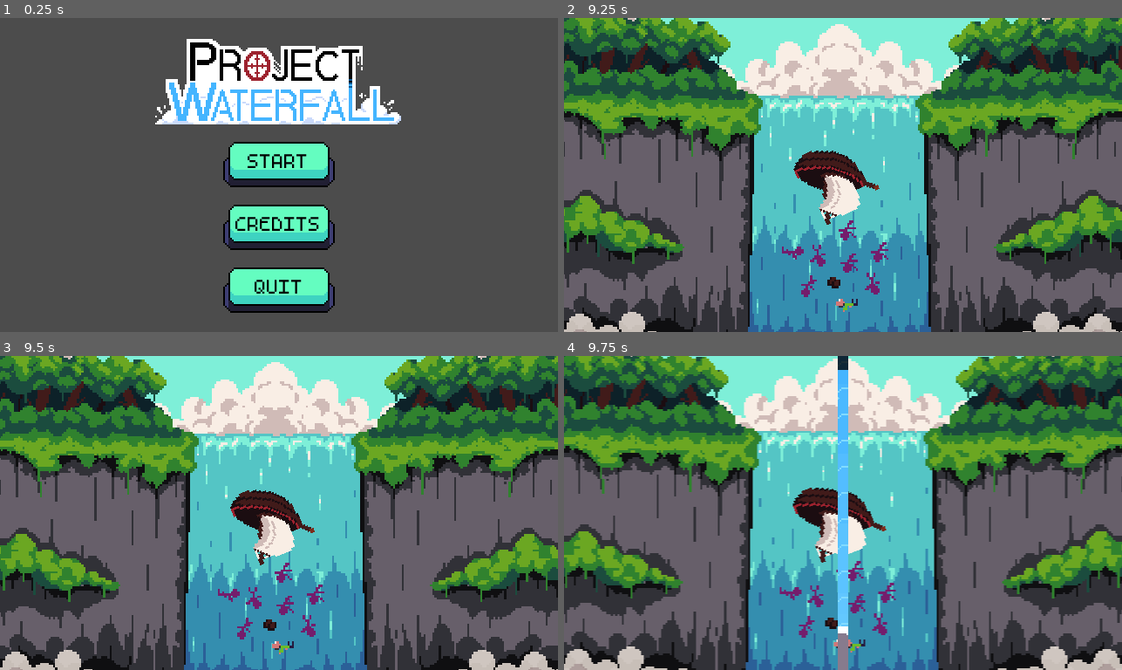
Above: before the commit, frames 1-4 (two rows, left to right).
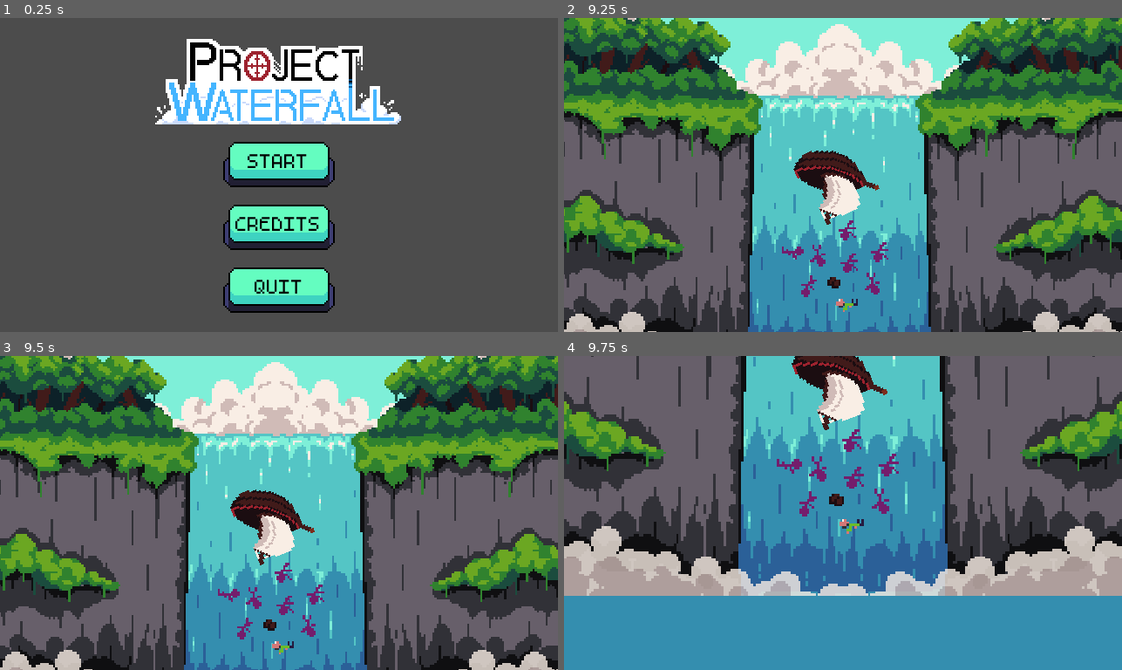
Above: after the commit, the same moments.

Repository: DissonantVoid/Project-Waterfall
Game: Godot game, scene res://scenes/game/menu.tscn
The game is run twice, just before and just after one commit, with the same random seed, the same clock (stepped at 60 frames per second) and the same inputs.
Inputs (mouse positions are in pixels of both pictures, inside the frame that each line leads up to):
- Up to frame 1 (0.25 s): no input
- Up to frame 2 (9.25 s): click "START" at 0.5 s; move the mouse to (965, 159) at 1.27 s; move the mouse to (731, 190) at 2.02 s; move the mouse to (898, 105) at 2.77 s; move the mouse to (815, 237) at 3.52 s; move the mouse to (1010, 222) at 4.27 s; move the mouse to (675, 127) at 5.02 s; move the mouse to (870, 175) at 5.77 s; move the mouse to (759, 96) at 6.52 s; move the mouse to (965, 159) at 7.27 s; move the mouse to (731, 190) at 8.02 s; move the mouse to (898, 105) at 8.77 s
- Up to frame 3 (9.5 s): no input
- Up to frame 4 (9.75 s): move the mouse to (815, 575) at 9.52 s

Frames 1-3 are identical in both runs. In frame 4, 85% of the frame differs, in the area x 0-100%, y 0-100%.

Commit message:
more tweaks, more improvements, more start animation work. = stonks

Diff:
--- a/scenes/game/introduction.tscn
+++ b/scenes/game/introduction.tscn
@@ -6,6 +6,8 @@
 [ext_resource path="res://resources/textures/start animation/2_bg.png" type="Texture" id=4]
 [ext_resource path="res://resources/textures/start animation/2_chars.png" type="Texture" id=5]
 [ext_resource path="res://resources/textures/start animation/2_boat.png" type="Texture" id=6]
+[ext_resource path="res://resources/textures/start animation/3_bucket.png" type="Texture" id=7]
+[ext_resource path="res://resources/textures/start animation/3_saul.png" type="Texture" id=8]
 
 [sub_resource type="Animation" id=2]
 length = 0.001
@@ -80,6 +82,66 @@
 "transitions": PoolRealArray( 1 ),
 "update": 0,
 "values": [ 0.0 ]
+}
+tracks/6/type = "value"
+tracks/6/path = NodePath("Frames/2/Bucket:visible")
+tracks/6/interp = 1
+tracks/6/loop_wrap = true
+tracks/6/imported = false
+tracks/6/enabled = true
+tracks/6/keys = {
+"times": PoolRealArray( 0 ),
+"transitions": PoolRealArray( 1 ),
+"update": 0,
+"values": [ true ]
+}
+tracks/7/type = "value"
+tracks/7/path = NodePath("Frames/2/Saul:position")
+tracks/7/interp = 1
+tracks/7/loop_wrap = true
+tracks/7/imported = false
+tracks/7/enabled = true
+tracks/7/keys = {
+"times": PoolRealArray( 0 ),
+"transitions": PoolRealArray( 1 ),
+"update": 0,
+"values": [ Vector2( 464, 243 ) ]
+}
+tracks/8/type = "value"
+tracks/8/path = NodePath("Frames/2/Bucket:rotation_degrees")
+tracks/8/interp = 1
+tracks/8/loop_wrap = true
+tracks/8/imported = false
+tracks/8/enabled = true
+tracks/8/keys = {
+"times": PoolRealArray( 0 ),
+"transitions": PoolRealArray( 1 ),
+"update": 0,
+"values": [ 0.0 ]
+}
+tracks/9/type = "value"
+tracks/9/path = NodePath("Frames/2/Bucket:position")
+tracks/9/interp = 1
+tracks/9/loop_wrap = true
+tracks/9/imported = false
+tracks/9/enabled = true
+tracks/9/keys = {
+"times": PoolRealArray( 0 ),
+"transitions": PoolRealArray( 1 ),
+"update": 0,
+"values": [ Vector2( 506, 194 ) ]
+}
+tracks/10/type = "value"
+tracks/10/path = NodePath("Frames/2/Saul:texture:region")
+tracks/10/interp = 1
+tracks/10/loop_wrap = true
+tracks/10/imported = false
+tracks/10/enabled = true
+tracks/10/keys = {
+"times": PoolRealArray( 0 ),
+"transitions": PoolRealArray( 1 ),
+"update": 0,
+"values": [ Rect2( 0, 0, 64, 64 ) ]
 }
 
 [sub_resource type="Animation" id=1]
@@ -203,6 +265,115 @@
 } ]
 }
 
+[sub_resource type="Animation" id=6]
+resource_name = "frame_3"
+length = 8.5
+tracks/0/type = "value"
+tracks/0/path = NodePath("Camera2D:zoom")
+tracks/0/interp = 1
+tracks/0/loop_wrap = true
+tracks/0/imported = false
+tracks/0/enabled = true
+tracks/0/keys = {
+"times": PoolRealArray( 0, 0.5, 8, 8.5 ),
+"transitions": PoolRealArray( 1, 1, 1, 1 ),
+"update": 0,
+"values": [ Vector2( 0.8, 0.8 ), Vector2( 0.5, 0.5 ), Vector2( 0.5, 0.5 ), Vector2( 0.05, 0.05 ) ]
+}
+tracks/1/type = "value"
+tracks/1/path = NodePath("Camera2D:position")
+tracks/1/interp = 1
+tracks/1/loop_wrap = true
+tracks/1/imported = false
+tracks/1/enabled = true
+tracks/1/keys = {
+"times": PoolRealArray( 0, 0.5, 8, 8.5 ),
+"transitions": PoolRealArray( 1, 1, 1, 1 ),
+"update": 0,
+"values": [ Vector2( 480, 90 ), Vector2( 480, 260 ), Vector2( 480, 260 ), Vector2( 507, 269 ) ]
+}
+tracks/2/type = "value"
+tracks/2/path = NodePath("Frames/2/Bucket:visible")
+tracks/2/interp = 1
+tracks/2/loop_wrap = true
+tracks/2/imported = false
+tracks/2/enabled = true
+tracks/2/keys = {
+"times": PoolRealArray( 0, 3 ),
+"transitions": PoolRealArray( 1, 1 ),
+"update": 1,
+"values": [ false, true ]
+}
+tracks/3/type = "method"
+tracks/3/path = NodePath(".")
+tracks/3/interp = 1
+tracks/3/loop_wrap = true
+tracks/3/imported = false
+tracks/3/enabled = true
+tracks/3/keys = {
+"times": PoolRealArray( 0.5, 8 ),
+"transitions": PoolRealArray( 1, 1 ),
+"values": [ {
+"args": [ true ],
+"method": "_set_shake"
+}, {
+"args": [ false ],
+"method": "_set_shake"
+} ]
+}
+tracks/4/type = "value"
+tracks/4/path = NodePath("Frames/2/Saul:position")
+tracks/4/interp = 1
+tracks/4/loop_wrap = true
+tracks/4/imported = false
+tracks/4/enabled = true
+tracks/4/keys = {
+"times": PoolRealArray( 0, 0.5, 2 ),
+"transitions": PoolRealArray( 1, 1, 1 ),
+"update": 0,
+"values": [ Vector2( 464, 243 ), Vector2( 464, 243 ), Vector2( 464, 261 ) ]
+}
+tracks/5/type = "value"
+tracks/5/path = NodePath("Frames/2/Bucket:rotation_degrees")
+tracks/5/interp = 1
+tracks/5/loop_wrap = true
+tracks/5/imported = false
+tracks/5/enabled = true
+tracks/5/keys = {
+"times": PoolRealArray( 0, 3, 5.5, 8 ),
+"transitions": PoolRealArray( 1, 1, 1, 1 ),
+"update": 0,
+"values": [ 0.0, 0.0, -39.0, -46.8 ]
+}
+tracks/6/type = "value"
+tracks/6/path = NodePath("Frames/2/Bucket:position")
+tracks/6/interp = 1
+tracks/6/loop_wrap = true
+tracks/6/imported = false
+tracks/6/enabled = true
+tracks/6/keys = {
+"times": PoolRealArray( 0, 3, 5.5, 8 ),
+"transitions": PoolRealArray( 1, 1, 1, 1 ),
+"update": 0,
+"values": [ Vector2( 506, 194 ), Vector2( 506, 194 ), Vector2( 506, 253.167 ), Vector2( 506, 265 ) ]
+}
+tracks/7/type = "value"
+tracks/7/path = NodePath("Frames/2/Saul:texture:region")
+tracks/7/interp = 1
+tracks/7/loop_wrap = true
+tracks/7/imported = false
+tracks/7/enabled = true
+tracks/7/keys = {
+"times": PoolRealArray( 0, 4.5, 6 ),
+"transitions": PoolRealArray( 1, 1, 1 ),
+"update": 1,
+"values": [ Rect2( 0, 0, 64, 64 ), Rect2( 64, 0, 64, 64 ), Rect2( 128, 0, 64, 64 ) ]
+}
+
+[sub_resource type="AtlasTexture" id=7]
+atlas = ExtResource( 8 )
+region = Rect2( 0, 0, 64, 64 )
+
 [sub_resource type="Animation" id=4]
 length = 0.001
 tracks/0/type = "value"
@@ -244,6 +415,7 @@
 anims/RESET = SubResource( 2 )
 anims/frame_1 = SubResource( 1 )
 anims/frame_2 = SubResource( 3 )
+anims/frame_3 = SubResource( 6 )
 
 [node name="Frames" type="Node2D" parent="."]
 
@@ -271,6 +443,23 @@
 position = Vector2( 476, 88 )
 texture = ExtResource( 5 )
 
+[node name="2" type="Node2D" parent="Frames"]
+
+[node name="Background" type="ColorRect" parent="Frames/2"]
+margin_left = 320.0
+margin_top = 180.0
+margin_right = 640.0
+margin_bottom = 339.0
+color = Color( 0.207843, 0.560784, 0.690196, 1 )
+
+[node name="Saul" type="Sprite" parent="Frames/2"]
+position = Vector2( 464, 243 )
+texture = SubResource( 7 )
+
+[node name="Bucket" type="Sprite" parent="Frames/2"]
+position = Vector2( 506, 194 )
+texture = ExtResource( 7 )
+
 [node name="Camera2D" type="Camera2D" parent="."]
 position = Vector2( 160, 90 )
 current = true
--- a/scenes/game/main.gd
+++ b/scenes/game/main.gd
@@ -22,6 +22,10 @@
 
 var _levels_rules = []
 var _is_paused : bool = false
+
+# TODO: the game starts immidiatly, we need to give player
+#       time to process what's what first, a delay at the start before
+#       characters start to fall would do the trick
 
 
 func _ready():
--- a/scenes/game/main.tscn
+++ b/scenes/game/main.tscn
@@ -10,7 +10,7 @@
 [ext_resource path="res://scenes/objects/clouds.gd" type="Script" id=8]
 [ext_resource path="res://scenes/objects/hazards_maker.gd" type="Script" id=9]
 [ext_resource path="res://scenes/objects/game_camera.gd" type="Script" id=10]
-[ext_resource path="res://scenes/objects/ui/progress_bar.tscn" type="PackedScene" id=11]
+[ext_resource path="res://scenes/unused/progress_bar.tscn" type="PackedScene" id=11]
 [ext_resource path="res://resources/textures/progress_bar.png" type="Texture" id=12]
 [ext_resource path="res://resources/sounds/score.wav" type="AudioStream" id=13]
 [ext_resource path="res://resources/sounds/collide.wav" type="AudioStream" id=14]
@@ -200,7 +200,7 @@
 position = Vector2( 320, 180 )
 scale = Vector2( 2, 2 )
 frames = SubResource( 31 )
-frame = 5
+frame = 6
 playing = true
 
 [node name="GameCamera" type="Camera2D" parent="."]
--- a/scenes/objects/character.gd
+++ b/scenes/objects/character.gd
@@ -10,12 +10,12 @@
 const _max_speed_in_bucket : float = 1500.0
 var _max_speed : float = _max_speed_normal
 
-const _char_count : int = 15 # how many characters are in the sprite sheet
 const _char_sprite_size : int = 16
 
 
 func _ready():
-	var char_index : int = Utility.rng.randi_range(0, _char_count-1) * _char_sprite_size
+	var characters_count : int = _sprite.texture.get_width() / _char_sprite_size
+	var char_index : int = Utility.rng.randi_range(0, characters_count-1) * _char_sprite_size
 	_sprite.region_rect.position.x = char_index
 
 	apply_central_impulse(Vector2(Utility.rng.randf_range(-100, 100), 0))
--- a/scenes/objects/hazards/hazard_bird.gd
+++ b/scenes/objects/hazards/hazard_bird.gd
@@ -1,7 +1,7 @@
 class_name HazardBird
 extends Area2D
 
-onready var _sprite : Sprite = $Sprite
+onready var _sprite : AnimatedSprite = $Sprite
 onready var _warning_sprite : Sprite = $Warning
 onready var _collider : CollisionShape2D = $CollisionShape2D
 
@@ -10,6 +10,8 @@
 var _x_edges : Vector2
 var _is_moving : bool = false
 
+# TODO: bird pattern is very basic, maybe we should have multiple points
+#       that the birds move between before leaving
 
 func setup(view_size : Vector2, min_speed : float, max_speed : float):
 	var view_25_percent : Vector2 = Vector2(lerp(0, view_size.x, 0.25), lerp(0, view_size.y, 0.25))
--- a/scenes/objects/hazards/hazard_bird.tscn
+++ b/scenes/objects/hazards/hazard_bird.tscn
@@ -1,9 +1,45 @@
-[gd_scene load_steps=6 format=2]
+[gd_scene load_steps=14 format=2]
 
 [ext_resource path="res://resources/textures/bird.png" type="Texture" id=1]
 [ext_resource path="res://scenes/objects/hazards/hazard_bird.gd" type="Script" id=2]
 [ext_resource path="res://resources/textures/warning_sign.png" type="Texture" id=3]
 [ext_resource path="res://resources/godot/shine_shader.tres" type="Material" id=4]
+
+[sub_resource type="AtlasTexture" id=2]
+atlas = ExtResource( 1 )
+region = Rect2( 0, 0, 32, 32 )
+
+[sub_resource type="AtlasTexture" id=3]
+atlas = ExtResource( 1 )
+region = Rect2( 32, 0, 32, 32 )
+
+[sub_resource type="AtlasTexture" id=4]
+atlas = ExtResource( 1 )
+region = Rect2( 64, 0, 32, 32 )
+
+[sub_resource type="AtlasTexture" id=5]
+atlas = ExtResource( 1 )
+region = Rect2( 96, 0, 32, 32 )
+
+[sub_resource type="AtlasTexture" id=6]
+atlas = ExtResource( 1 )
+region = Rect2( 128, 0, 32, 32 )
+
+[sub_resource type="AtlasTexture" id=7]
+atlas = ExtResource( 1 )
+region = Rect2( 160, 0, 32, 32 )
+
+[sub_resource type="AtlasTexture" id=8]
+atlas = ExtResource( 1 )
+region = Rect2( 192, 0, 32, 32 )
+
+[sub_resource type="SpriteFrames" id=9]
+animations = [ {
+"frames": [ SubResource( 2 ), SubResource( 3 ), SubResource( 4 ), SubResource( 5 ), SubResource( 6 ), SubResource( 7 ), SubResource( 8 ) ],
+"loop": true,
+"name": "default",
+"speed": 12.0
+} ]
 
 [sub_resource type="CircleShape2D" id=1]
 radius = 16.0312
@@ -11,8 +47,10 @@
 [node name="HazardBird" type="Area2D"]
 script = ExtResource( 2 )
 
-[node name="Sprite" type="Sprite" parent="."]
-texture = ExtResource( 1 )
+[node name="Sprite" type="AnimatedSprite" parent="."]
+frames = SubResource( 9 )
+frame = 2
+playing = true
 
 [node name="CollisionShape2D" type="CollisionShape2D" parent="."]
 shape = SubResource( 1 )
--- a/scenes/objects/powerups/powerup_magnet.gd
+++ b/scenes/objects/powerups/powerup_magnet.gd
@@ -1,24 +1,51 @@
 extends "res://scenes/objects/powerups/powerup.gd"
+
+onready var _sprite : Sprite = $Sprite
+onready var _collider : CollisionPolygon2D = $CharactersDetection/CollisionPolygon2D
 
 const _magnet_offset : Vector2 = Vector2(0, -30)
 var _bucket_sprite : Sprite
 var _characters_in_range : Dictionary # dicts are more efficient here
-const _pull_force : float = 200_000.0
+const _pull_force : float = 100_000.0
+var _furthest_collider_point_distance : float
 
+
+func _ready():
+	# find the furthest point in the collider, we relly on that to iplement
+	# the slow down where the closest an object is, the lower the pull force
+	# would be
+	for point in _collider.polygon:
+		var distance_to_point : float = global_position.distance_to(point)
+		if distance_to_point > _furthest_collider_point_distance:
+			_furthest_collider_point_distance = distance_to_point
 
 func _process(delta):
 	global_position = _bucket_sprite.global_position + _magnet_offset
+	var average_characters_position : Vector2 = Vector2.ZERO
 
 	# pull characters
 	for character in _characters_in_range.values():
 		var direction : Vector2 = (character.global_position - global_position).normalized()
-		character.apply_central_impulse(-direction * _pull_force * delta)
+		average_characters_position += to_local(character.global_position)
+		var force : float = range_lerp(
+			global_position.distance_to(character.global_position),
+			0, _furthest_collider_point_distance,
+			0, _pull_force
+		)
+		character.apply_central_impulse(-direction * force * delta)
+
+	# rotate magnet to face average position
+	if _characters_in_range.empty() == false:
+		average_characters_position /= _characters_in_range.size()
+		_sprite.rotation = average_characters_position.angle() + PI/2
+	else:
+		_sprite.rotation = 0
 
 	update()
 
 func _draw():
 	for character in _characters_in_range.values():
-		draw_line(to_local(global_position), to_local(character.global_position), Color.red, 4)
+		draw_line(to_local(global_position), to_local(character.global_position), Color.red, 2)
 
 # override
 func powerup_start(request_callback : FuncRef):
--- a/scenes/objects/powerups/powerup_magnet.tscn
+++ b/scenes/objects/powerups/powerup_magnet.tscn
@@ -14,7 +14,7 @@
 monitorable = false
 
 [node name="CollisionPolygon2D" type="CollisionPolygon2D" parent="CharactersDetection" index="0"]
-polygon = PoolVector2Array( -44, -3, 43, -3, 50, -37, 34, -63, 0, -76, -34, -63, -50, -37 )
+polygon = PoolVector2Array( -44, -3, 43, -3, 50, -37, 34, -63, 0, -79, -34, -63, -50, -37 )
 
 [node name="LifeTimer" type="Timer" parent="." index="2"]
 wait_time = 12.0
--- a/scenes/objects/ui/progress_bar.gd
+++ b/scenes/unused/progress_bar.gd
@@ -3,6 +3,8 @@
 
 # built in progress bar doesn't support tiling :(
 # more manual work for me
+# THIS IS UNFINISHED now that our friend AddinSachen#6946 agreed
+# to make a non-tiled progress bar texture
 
 # NOTE: the texture must contain 6 tiles, layed in a similar order to res:/textures/progress_bar.png
 # NOTE: textures can use AnimatedTexture
--- a/scenes/objects/ui/progress_bar.tscn
+++ b/scenes/unused/progress_bar.tscn
@@ -1,6 +1,6 @@
 [gd_scene load_steps=2 format=2]
 
-[ext_resource path="res://scenes/objects/ui/progress_bar.gd" type="Script" id=1]
+[ext_resource path="res://scenes/unused/progress_bar.gd" type="Script" id=1]
 
 [node name="ProgressBar" type="Control"]
 anchor_right = 1.0
Binary file changed: resources/textures/bird.png
Binary file changed: resources/textures/characters.png
Binary file changed: resources/textures/powerups/magnet.png
Binary file added: resources/textures/start animation/3_bucket.png
Not shown, added: resources/textures/start animation/3_bucket.png.import
Binary file added: resources/textures/start animation/3_saul.png
Not shown, added: resources/textures/start animation/3_saul.png.import
Not shown: 1 places in scenes/game/introduction.tscn that only renumber resources
